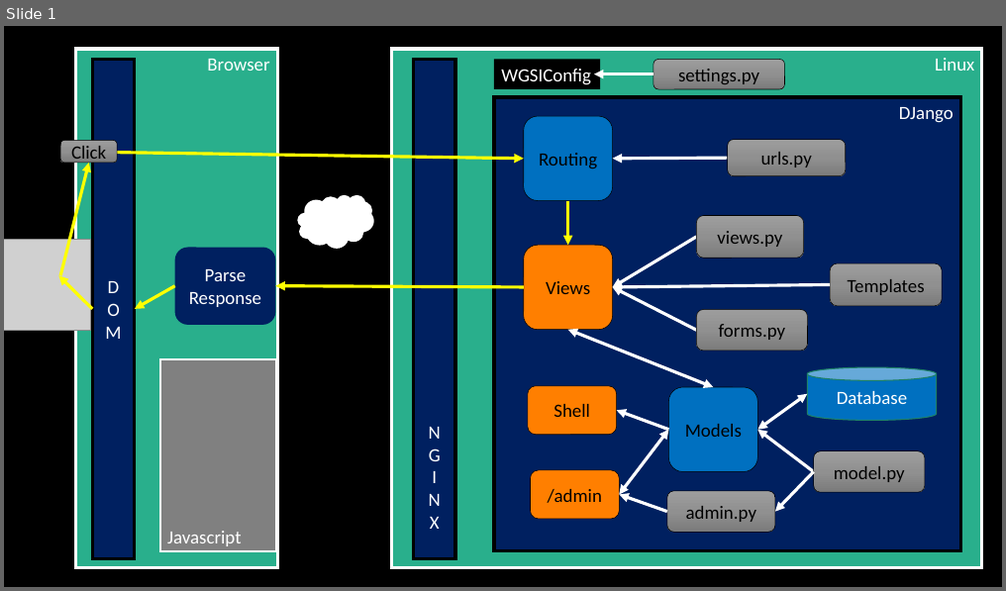
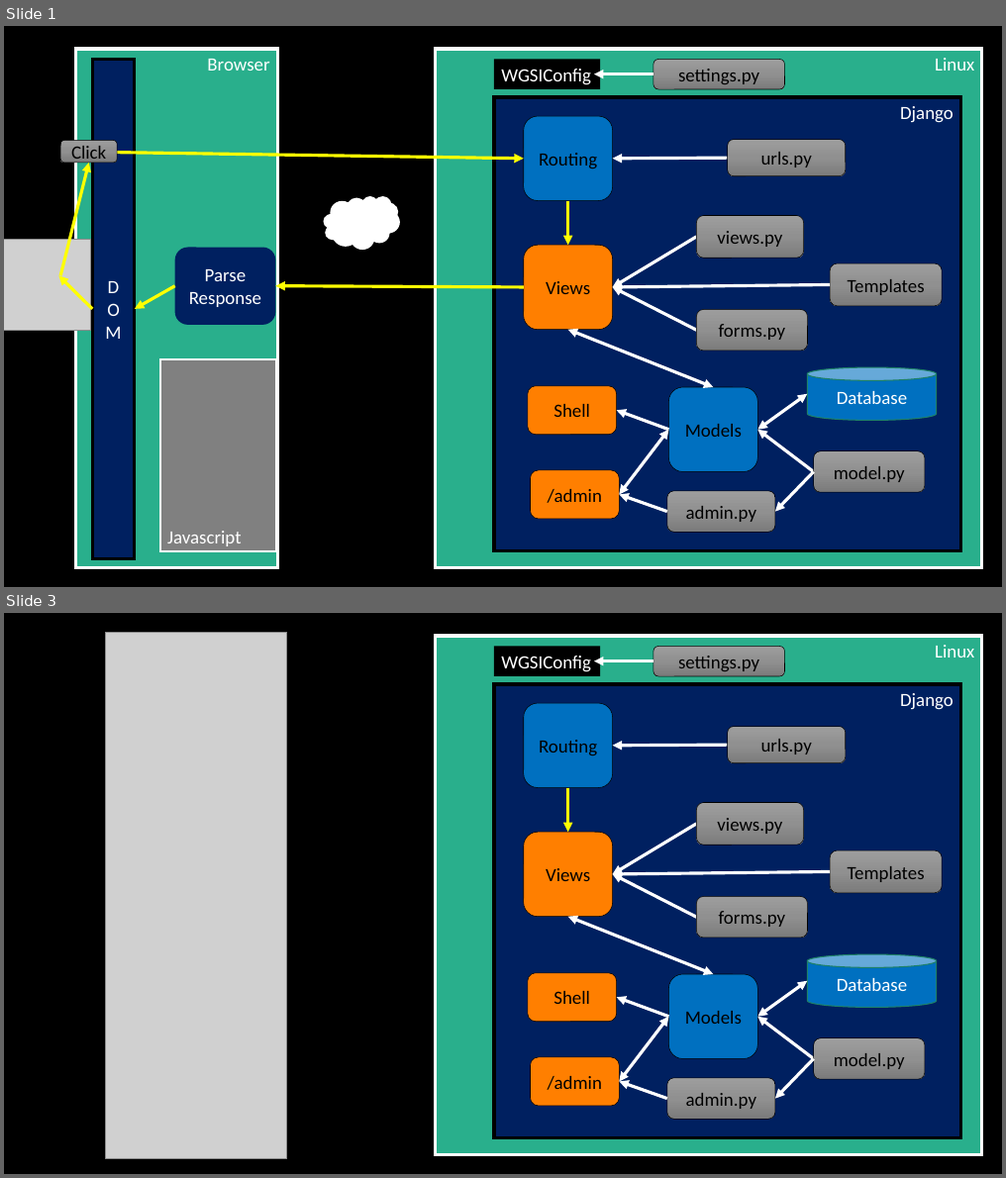
Before and after one commit to csev/dj4e, a slide deck: lectures/bigpicture.pptx. Shown one above the other, each under a label of ours: slide 1 before the commit, slides 1 and 3 after it; the slides between them are not shown. The pictures are 1006x591 and 1006x1178 pixels, drawn with LibreOffice and Linux fonts; fonts in the diff are those of the drawing; grey boxes stand for pictures; background and template pictures are left out. Boxes give left, top, right and bottom in pixels: in the first picture for what was removed or moved away, otherwise in the second. Text is boxed around its words. In the diff, an @@ line names an element or a change of style, - is before the commit and + after.

```diff
--- a/lectures/bigpicture.pptx
+++ b/lectures/bigpicture.pptx
@@ slide 3 added at (4, 613, 1002, 1174), background #000000 @@
@@ picture added at (106, 632, 287, 1158) @@
@@ rectangle added at (436, 636, 982, 1155), fill #29AF8C, outline #FFFFFF 3 pt, 18 pt, text #FFFFFF @@
+Linux
@@ rectangle added at (494, 646, 601, 676), fill #000000, 18 pt, text #FFFFFF @@
+WGSIConfig
@@ arrow added from (653, 661) to (594, 661), #FFFFFF 3 pt @@
@@ rounded rectangle added at (653, 646, 785, 676), fill gradient #9D9D9D to #909090 to #7C7C7C, outline #000000 0.5 pt, 18 pt, text #000000 @@
+settings.py
@@ rectangle added at (494, 684, 961, 1139), fill #002060, outline #000000 3 pt, 18 pt, text #FFFFFF @@
+Django
@@ rounded rectangle added at (524, 703, 613, 787), fill #0070C0, outline #000000 0.5 pt, 18 pt, text #000000 @@
+Routing
@@ rounded rectangle added at (728, 727, 846, 763), fill gradient #9D9D9D to #909090 to #7C7C7C, outline #000000 0.5 pt, 18 pt, text #000000 @@
+urls.py
@@ arrow added from (728, 745) to (613, 746), #FFFFFF 3 pt @@
@@ arrow added from (568, 788) to (568, 833), #FFFF00 3 pt @@
@@ rounded rectangle added at (696, 802, 804, 845), fill gradient #9D9D9D to #909090 to #7C7C7C, outline #000000 0.5 pt, 18 pt, text #000000 @@
+views.py
@@ rounded rectangle added at (524, 833, 613, 917), fill #FF7F00, outline #000000 0.5 pt, 18 pt, text #000000 @@
+Views
@@ arrow added from (696, 824) to (613, 874), #FFFFFF 3 pt @@
@@ arrow added from (830, 872) to (613, 874), #FFFFFF 3 pt @@
@@ arrow added from (696, 917) to (613, 874), #FFFFFF 3 pt @@
@@ rounded rectangle added at (830, 851, 943, 894), fill gradient #9D9D9D to #909090 to #7C7C7C, outline #000000 0.5 pt, 18 pt, text #000000 @@
+Templates
@@ rounded rectangle added at (696, 897, 807, 938), fill gradient #9D9D9D to #909090 to #7C7C7C, outline #000000 0.5 pt, 18 pt, text #000000 @@
+forms.py
@@ double arrow added from (714, 974) to (568, 917), #FFFFFF 3 pt @@
@@ cylinder added at (807, 955, 936, 1008), fill #0070C0, outline #1E8168 1 pt, 18 pt, text #FFFFFF @@
+Database
@@ rounded rectangle added at (528, 973, 617, 1022), fill #FF7F00, outline #000000 0.5 pt, 18 pt, text #000000 @@
+Shell
@@ arrow added from (668, 1017) to (617, 998), #FFFFFF 3 pt @@
@@ rounded rectangle added at (668, 974, 757, 1059), fill #0070C0, outline #000000 0.5 pt, 18 pt, text #000000 @@
+Models
@@ double arrow added from (807, 981) to (757, 1017), #FFFFFF 3 pt @@
@@ double arrow added from (668, 1017) to (620, 1081), #FFFFFF 3 pt @@
@@ arrow added from (814, 1059) to (757, 1017), #FFFFFF 3 pt @@
@@ rounded rectangle added at (531, 1058, 620, 1106), fill #FF7F00, outline #000000 0.5 pt, 18 pt, text #000000 @@
+/admin
@@ rounded rectangle added at (814, 1039, 925, 1079), fill gradient #9D9D9D to #909090 to #7C7C7C, outline #000000 0.5 pt, 18 pt, text #000000 @@
+model.py
@@ arrow added from (667, 1099) to (620, 1081), #FFFFFF 3 pt @@
@@ rounded rectangle added at (667, 1078, 775, 1120), fill gradient #9D9D9D to #909090 to #7C7C7C, outline #000000 0.5 pt, 18 pt, text #000000 @@
+admin.py
@@ arrow added from (814, 1059) to (775, 1099), #FFFFFF 3 pt @@
@@ slide 1 changed as well @@
@@ rectangle "Linux": place and size @@
-rectangle "Linux" at (392, 49, 982, 568)
+rectangle "Linux" at (436, 49, 982, 568)
@@ rectangle removed at (414, 59, 456, 559) @@
-N
-G
-I
-N
-X
@@ text in rectangle at (900, 106, 953, 123): text changed @@
-DJango
+Django
@@ thought cloud: place and size @@
-thought cloud at (297, 195, 374, 249)
+thought cloud at (324, 196, 400, 249)
```
Also in this commit, not shown: 1 other slide added.
